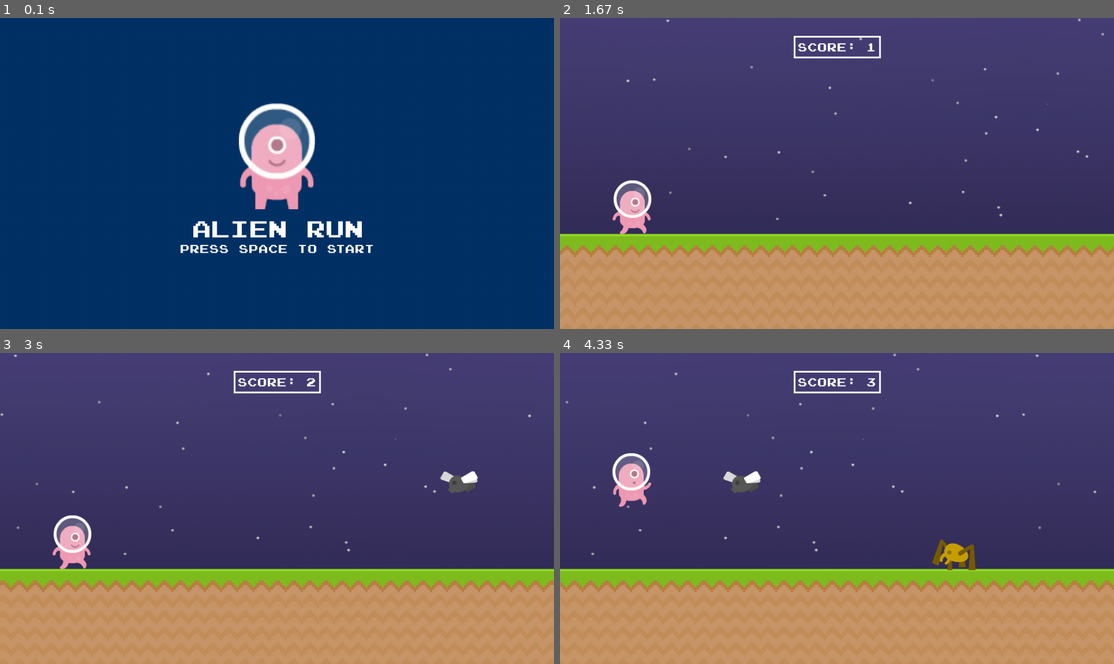
Above: before the commit, frames 1-4 (two rows, left to right).
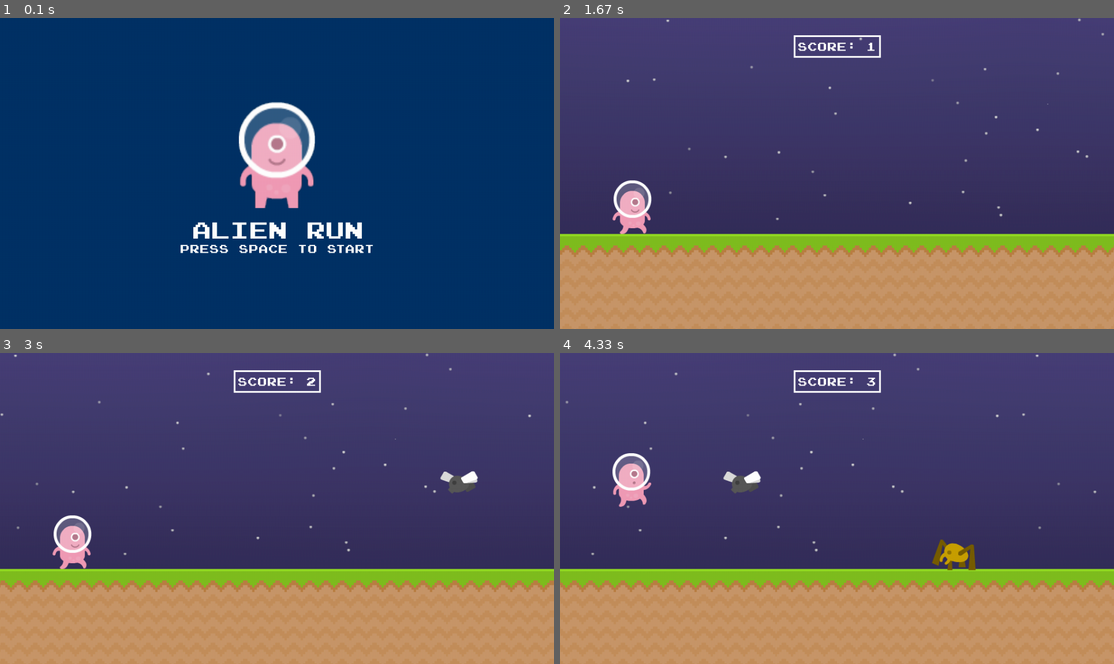
Above: after the commit, the same moments.

Repository: jakubvod/pygame_game
Game: pygame game, started from alien_run.py
Two runs of this game, one before a commit and one after it. Both use one fixed random seed, a clock stepped at 60 frames per second and the inputs below.
Inputs:
- Up to frame 1 (0.1 s): no input
- Up to frame 2 (1.67 s): tap Space at 0.33 s
- Up to frame 3 (3 s): no input
- Up to frame 4 (4.33 s): tap Space at 3.17, 3.57, 3.87, 4.07 s

The runs differ from the first frame. In frame 1, 1.1% of the frame differs, in the area x 34-66%, y 27-71%; in frame 2, 0.3%; in frame 3, 0.3%; in frame 4, 0.3%.

Commit message:
Add relative draw coordinates

Diff:
--- a/alien_run.py
+++ b/alien_run.py
@@ -92,7 +92,7 @@
     # Score
     time = int((pygame.time.get_ticks() - start_time) / 1000)
     surf = font.render(f"Score: {time}", False, (255, 255, 255))
-    rect = surf.get_rect(center = (SCREEN_WIDTH / 2, 50))
+    rect = surf.get_rect(center = (SCREEN_WIDTH / 2, SCREEN_HEIGHT * 0.09))
     screen.blit(surf, rect)
 
     # Outline
@@ -130,27 +130,37 @@
 
 def draw_intro() -> None:
     alien_intro = pygame.transform.rotozoom((pygame.image.load(abs_path / "graphics" / "player" / "alienPink.png").convert_alpha()), 0, 2)
-    alien_intro_rect = alien_intro.get_rect(center = (SCREEN_WIDTH / 2, 240))
+    alien_intro_rect = alien_intro.get_rect(center = (SCREEN_WIDTH / 2, SCREEN_HEIGHT * 0.44))
 
     intro_font = font_big.render(f"Alien Run", False, (255, 255, 255))
-    intro_font_rec = intro_font.get_rect(center = (SCREEN_WIDTH / 2, 365))
+    intro_font_rec = intro_font.get_rect(center = (SCREEN_WIDTH / 2, SCREEN_HEIGHT * 0.68))
 
     intro_font_2 = font.render(f"Press SPACE to start", False, (255, 255, 255))
-    intro_font_2_rec = intro_font_2.get_rect(center = (SCREEN_WIDTH / 2, 400))
+    intro_font_2_rec = intro_font_2.get_rect(center = (SCREEN_WIDTH / 2, SCREEN_HEIGHT * 0.74))
 
     screen.blit(alien_intro, alien_intro_rect)
     screen.blit(intro_font, intro_font_rec)
     screen.blit(intro_font_2, intro_font_2_rec)
 
 def draw_death(highscore: int) -> None:
+    game_over = font_big.render("GAME OVER", False, (255, 255, 255))
+    game_over_rect = game_over.get_rect(center = (SCREEN_WIDTH / 2, SCREEN_HEIGHT * 0.4))
+
     result = font.render(f"Your score: {score}", False, (255, 255, 255))
     result_rect = result.get_rect(center = (SCREEN_WIDTH / 2, SCREEN_HEIGHT / 2))
 
     highscore = font.render(f"Highscore: {highscore}", False, (255, 255, 255))
-    highscore_rect = highscore.get_rect(center = (SCREEN_WIDTH / 2, 300))
-
+    highscore_rect = highscore.get_rect(center = (SCREEN_WIDTH / 2, SCREEN_HEIGHT * 0.55))
+
+    restart = font_big.render("PRESS SPACE TO RESTART", False, (255, 255, 255))
+    restart_rect = restart.get_rect(center = (SCREEN_WIDTH / 2, SCREEN_HEIGHT * 0.9))
+
+    screen.blit(game_over, game_over_rect)
     screen.blit(result, result_rect)
     screen.blit(highscore, highscore_rect)
+    screen.blit(restart, restart_rect)
+    outline = restart_rect.inflate(15, 15)
+    pygame.draw.rect(screen, (255, 255, 255), outline, 3)
 
 
 # Initialization
@@ -230,7 +240,5 @@
                 save_highscore(highscore)
             draw_death(highscore)
 
-
-
     pygame.display.update()
     clock.tick(FPS)
